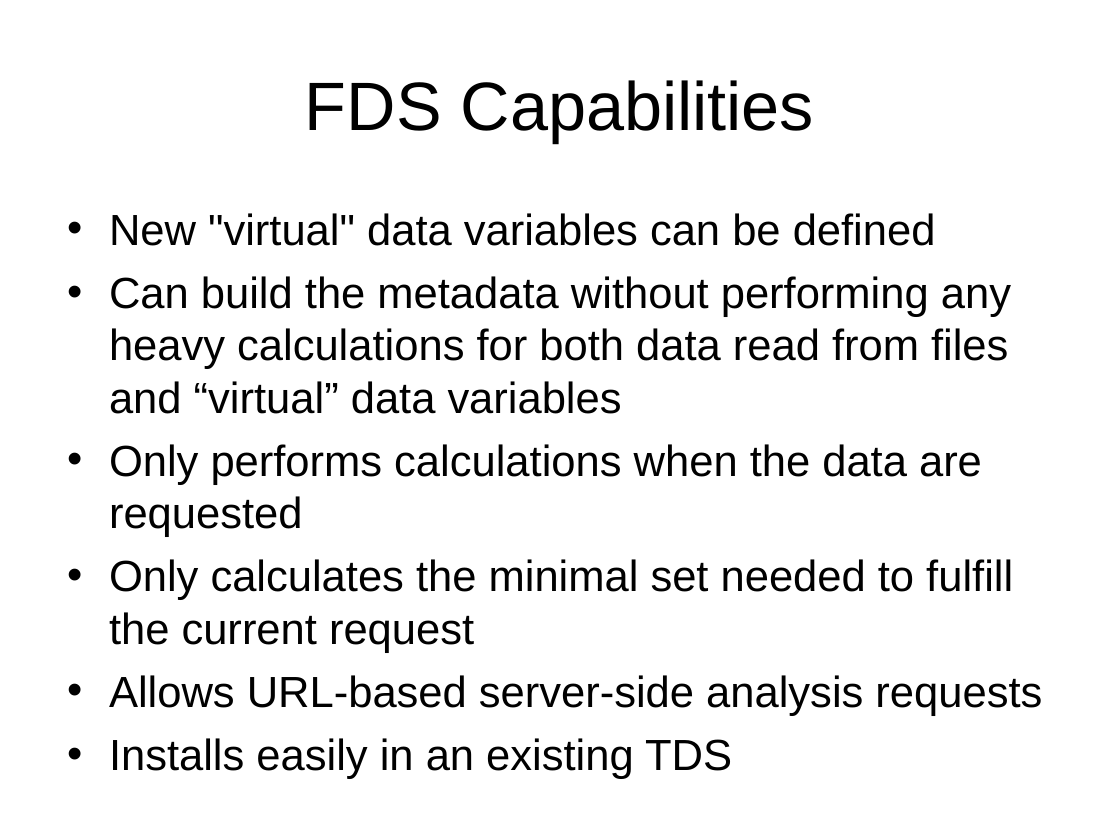
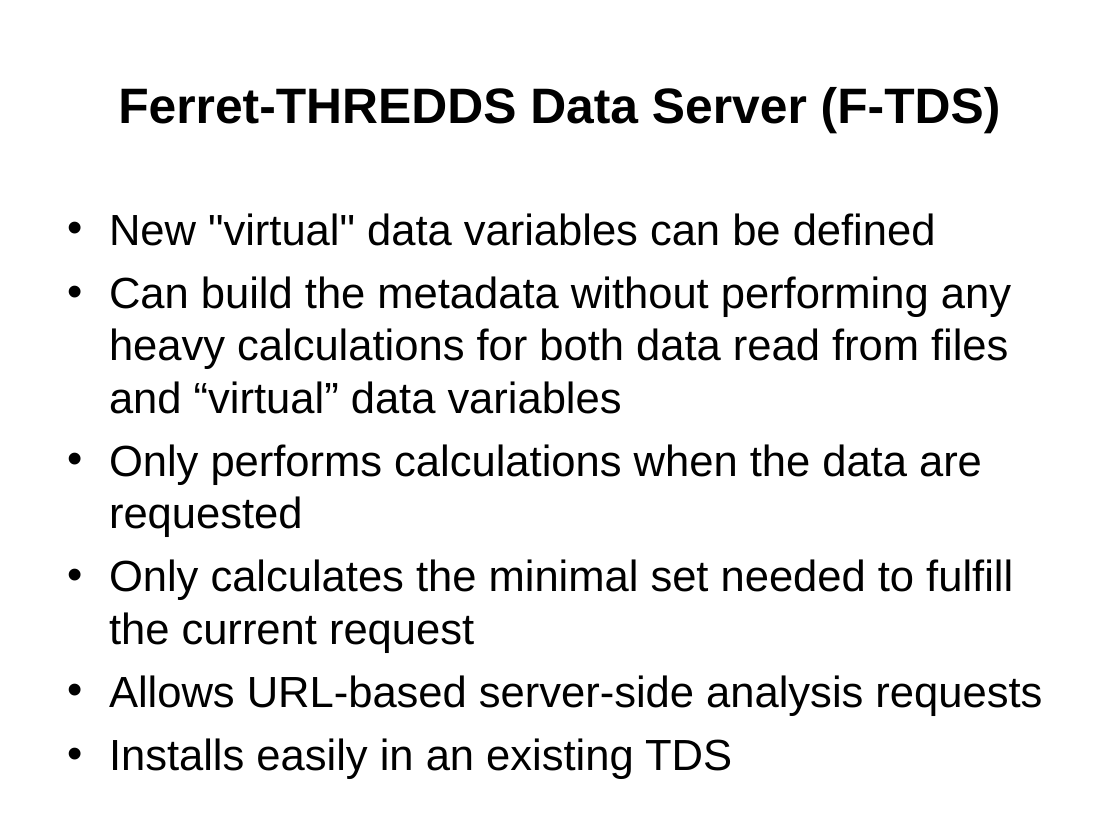
Before and after one commit to ooici-eoi/THREDDS, a slide deck: slide 20 of docs/web/thredds/tech/tutorial/TDS Data Services.ppt (slide 26 before the commit). Drawn at 1120x840 pixels with LibreOffice and Linux fonts; fonts in the diff are those of the drawing; background and template pictures are left out. Boxes give left, top, right and bottom in pixels: in the first picture for what was removed or moved away, otherwise in the second. Text is boxed around its words. In the diff, an @@ line names an element or a change of style, - is before the commit and + after.

```diff
--- a/docs/web/thredds/tech/tutorial/TDS Data Services.ppt
+++ b/docs/web/thredds/tech/tutorial/TDS Data Services.ppt
@@ title at [118,87,1001,133]: text changed; size 44 to 32 pt; bold on @@
-FDS Capabilities
+Ferret-THREDDS Data Server (F-TDS)
```
Also in this commit, not shown: 3 other slides changed, 8 slides added, 13 slides removed, 6 other files.
